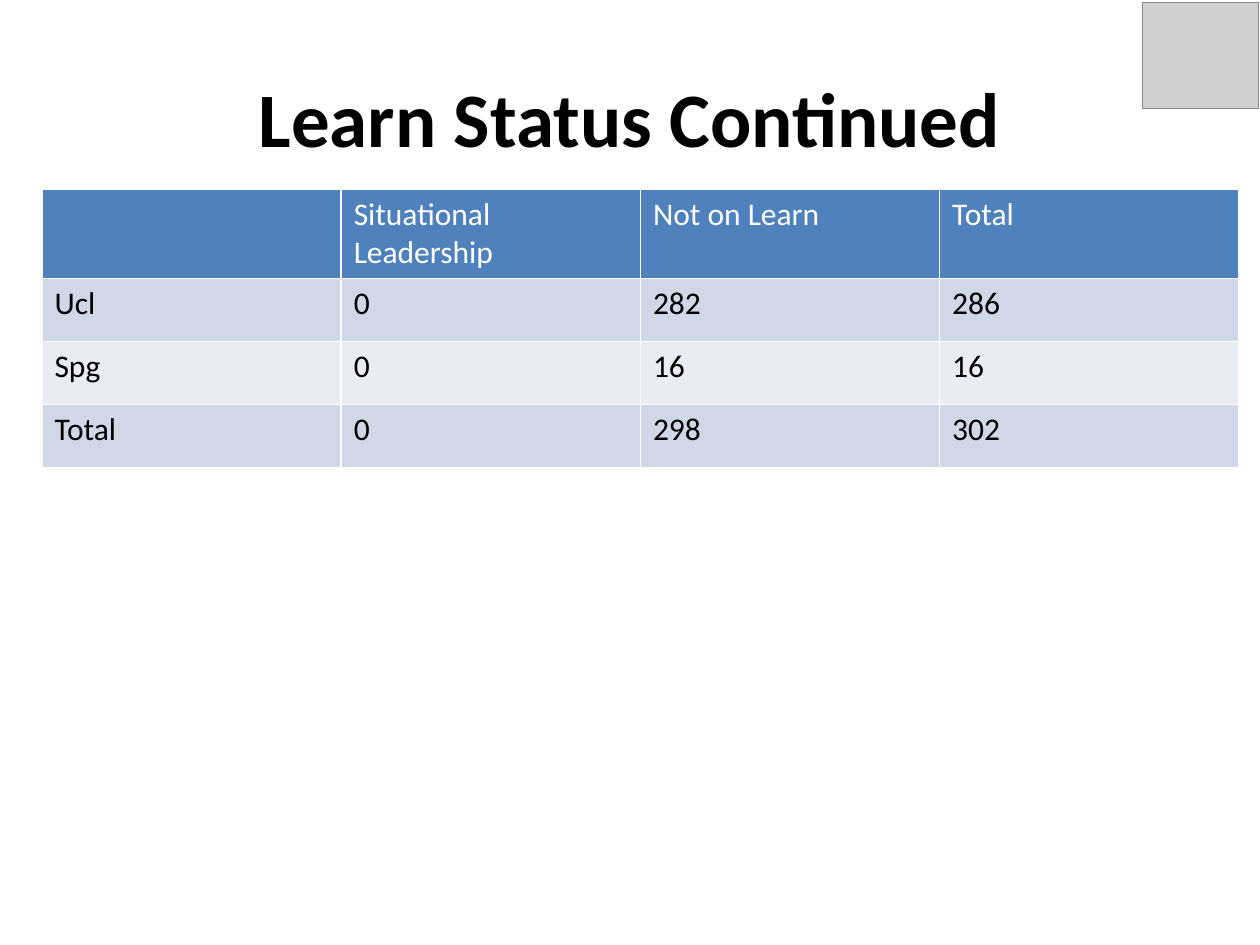
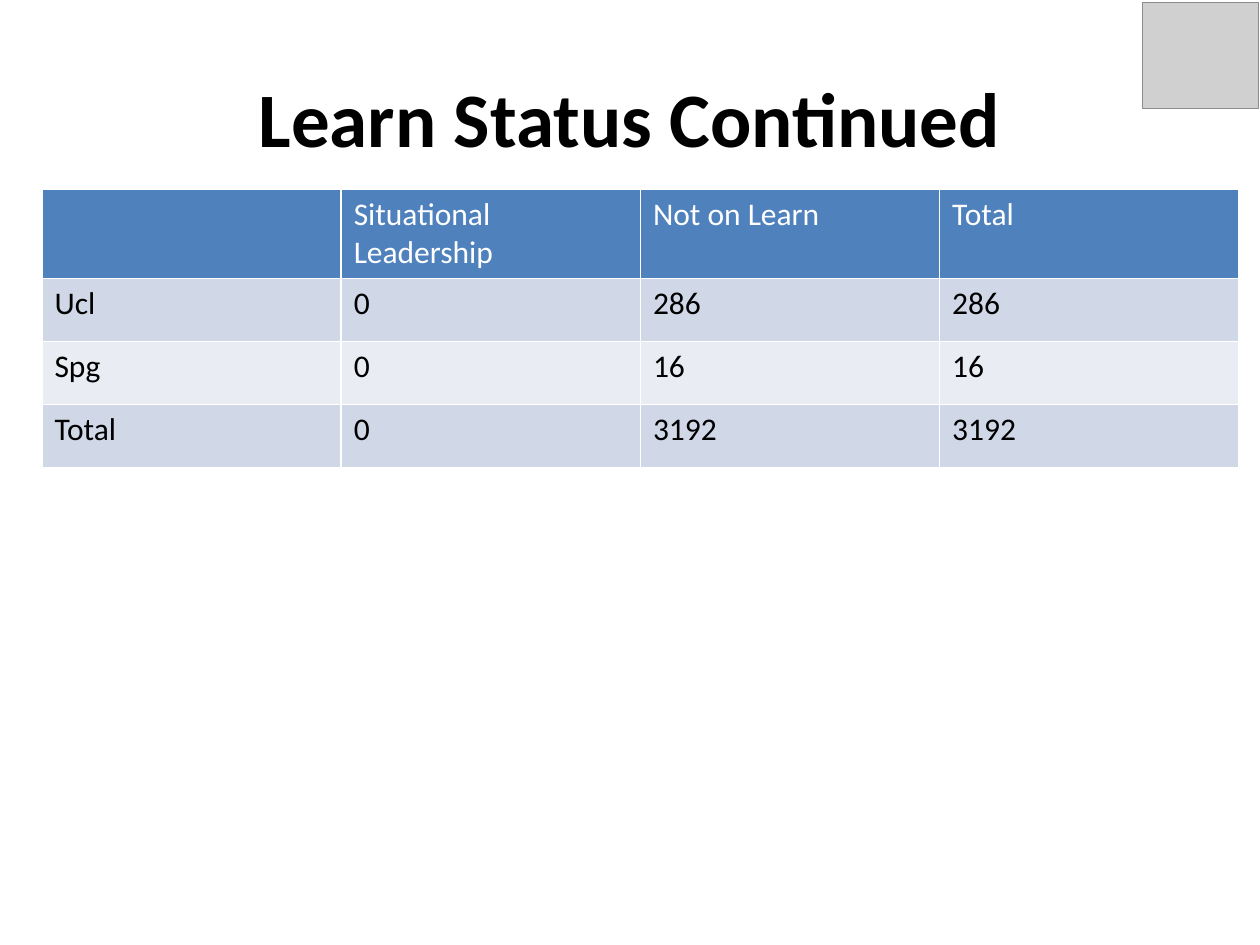
Before and after one commit to taranag/CodeProjects, a slide deck: slide 11 of FlaskApp/generated/Company51ByDeptFrom2022-06-01To2022-06-20.pptx. Drawn at 1260x945 pixels with LibreOffice and Linux fonts; fonts in the diff are those of the drawing; grey boxes stand for pictures. Boxes give left, top, right and bottom in pixels: in the first picture for what was removed or moved away, otherwise in the second. Text is boxed around its words. In the diff, an @@ line names an element or a change of style, - is before the commit and + after.

```diff
--- a/FlaskApp/generated/Company51ByDeptFrom2022-06-01To2022-06-20.pptx
+++ b/FlaskApp/generated/Company51ByDeptFrom2022-06-01To2022-06-20.pptx
@@ table at (42,189,1241,445) @@
-row 2, column 3: 282
+row 2, column 3: 286
-row 4, column 3: 298
+row 4, column 3: 3192
-row 4, column 4: 302
+row 4, column 4: 3192
```
Also in this commit, not shown: 1 other slide changed, 37 other files.
